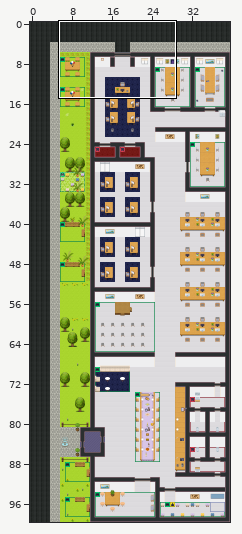
Tiled map (JSON), stored at map.tmj. Above, an overview of the earlier version with the close-up marked.
Close-up. The starting point:
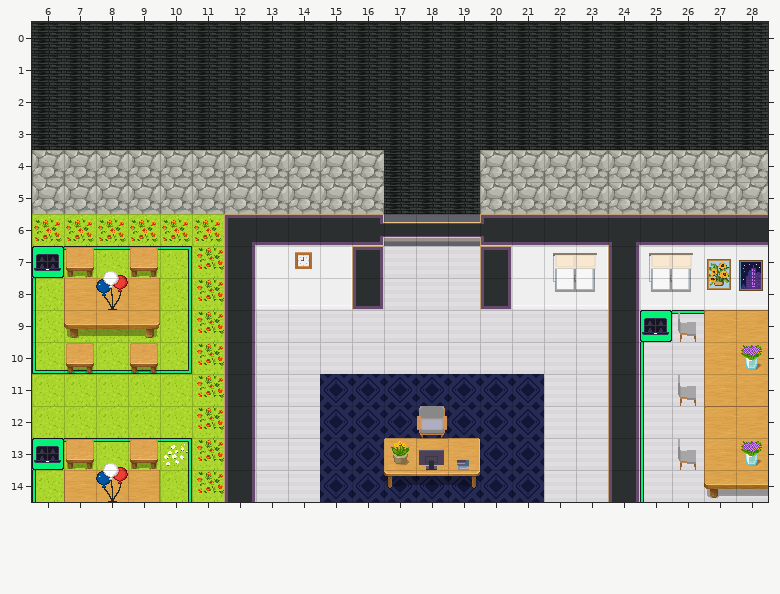
Cells are 32x32 px. Shown: x 6..28, y 0..14. The commit also changed other parts of the map, which this record leaves out.
New version:
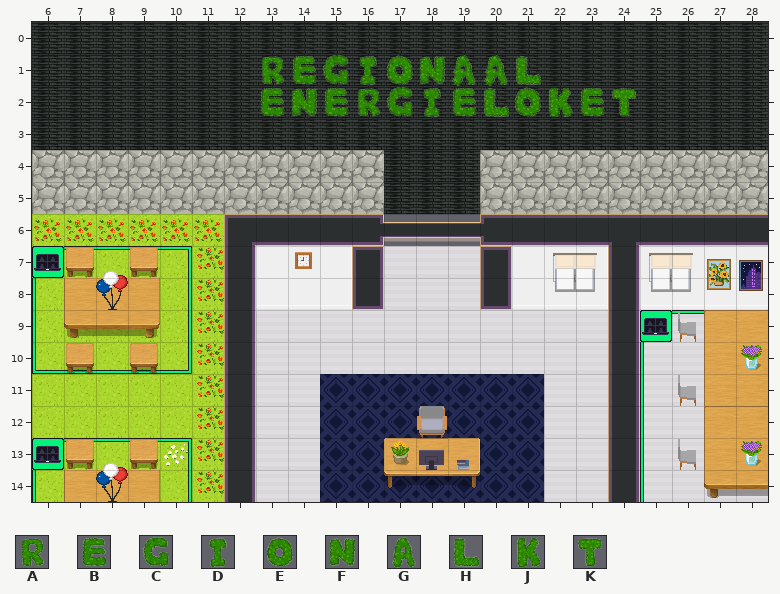
Key: from "Chunk 1": A 204, B 205, C 206, D 207, E 208, F 209, G 210, H 211, J 212, K 213.
_ is an empty cell.
Diff:
Layer "furniture/furniture3":
There is now tile A in row 1 at x 13; in row 2 at x 16.
There is now tile B in row 1 at x 14; in row 2 at x 13, 15, 19 and 23.
There is now tile C in row 1 at x 15; in row 2 at x 17.
There is now tile D in row 1 at x 16; in row 2 at x 18.
There is now tile E in row 1 at x 17; in row 2 at x 21.
There is now tile F in row 1 at x 18; in row 2 at x 14.
There is now tile G in row 1 at x 19 to 20.
There is now tile H in row 1 at x 21; in row 2 at x 20.
There is now tile J in row 2 at x 22.
There is now tile K in row 2 at x 24.
Where, in picture pixels (left, top, right, bottom), the same in both close-ups:
added: (260, 55, 636, 118)
